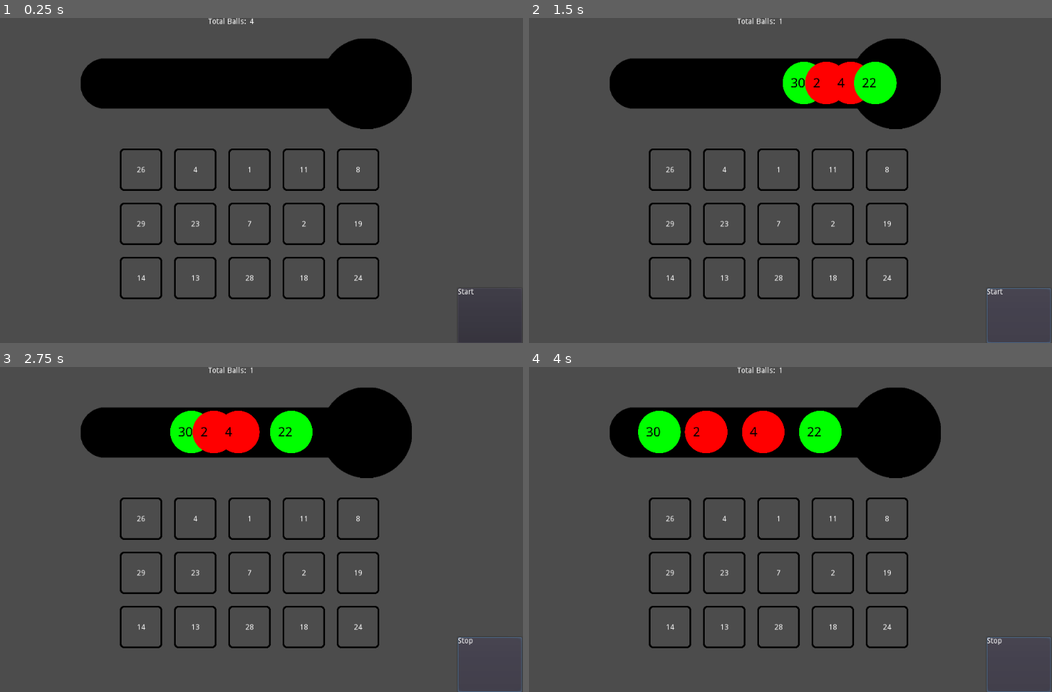
Above: before the commit, frames 1-4 (two rows, left to right).
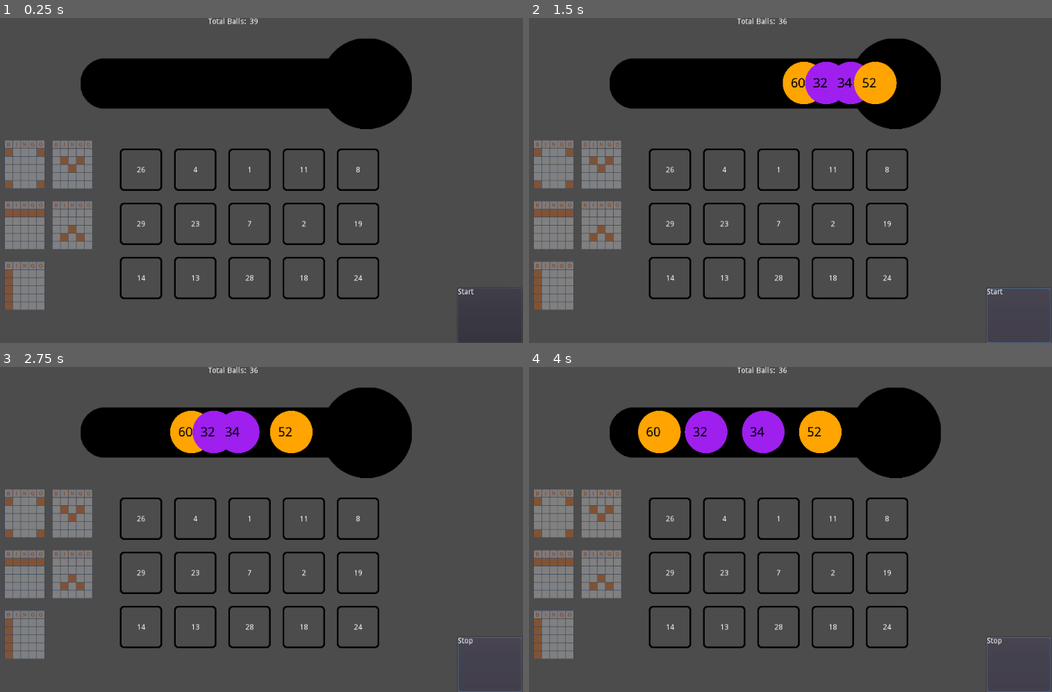
Above: after the commit, the same moments.

Repository: MarioCaldas/Bingo
Game: Godot game, scene res://MainScene.tscn
The game is run twice, just before and just after one commit, with the same random seed, the same clock (stepped at 60 frames per second) and the same inputs.
Inputs:
- Up to frame 1 (0.25 s): no input
- Up to frame 2 (1.5 s): click "Start" at 0.5 s; click "Stop" at 1.25 s
- Up to frame 3 (2.75 s): click "Start" at 2 s
- Up to frame 4 (4 s): click "Stop" at 2.75 s; click "Start" at 3.5 s

The runs differ from the first frame. In frame 1, 5.5% of the frame differs, in the area x 0-50%, y 0-90%; in frame 2, 8.0%; in frame 3, 8.3%; in frame 4, 8.9%, in the area x 0-60%, y 0-90%.

Commit message:
Bingo Update 1.1

Diff:
--- a/BallController.gd
+++ b/BallController.gd
@@ -11,19 +11,20 @@
 const maxQueueBalls = 4
 
 const minBallValue = 1
-const maxBallValue = 30
+const maxBallValue = 60
 
-const totalRoundBallsAmount = 5
+var totalRoundBallsAmount = 40
 var curRoundBallsAmount = 0
 
-var ballQueueTimout = 1
+var ballQueueTimout = 0.5
 
 func _ready():
 	Signals.connect("sGenerateBall", self, "generateBall")
 	Signals.connect("sReset", self, "resetBalls")
-#	Signals.connect("")
 	randomizer.randomize()
 	setBallsColors()
+	if(totalRoundBallsAmount > maxBallValue):
+		totalRoundBallsAmount = maxBallValue
 
 
 func generateBall():
--- a/GameController.gd
+++ b/GameController.gd
@@ -2,7 +2,8 @@
 
 var gameStoped = false
 
-var roundFinished
+var roundFinished = false
+
 
 # Called when the node enters the scene tree for the first time.
 func _ready():
@@ -11,11 +12,7 @@
 	Signals.emit_signal("sGenerateGrid")
 	Signals.emit_signal("sGenerateBall")
 	Signals.connect("sRoundFinished", self, "roundFinished")
-
-# Called every frame. 'delta' is the elapsed time since the previous frame.
-func _process(delta):
-	pass
-
+	Signals.connect("sBingo", self, "stopAndResumeGame")
 
 func stopAndResumeGame():
 	if(roundFinished):
@@ -28,10 +25,11 @@
 			get_tree().paused = false
 			gameStoped = false
 
-
 func roundFinished():
 	roundFinished = true
 
 func resetGame():
 	Signals.emit_signal("sReset")
 	roundFinished = false
+	gameStoped = false
+	get_tree().paused = gameStoped
--- a/GridController.gd
+++ b/GridController.gd
@@ -7,7 +7,18 @@
 var marginY : int = 28
 
 var grid: Dictionary = {}
+var linePrizes: Dictionary = {}
 var gridNumbers = Array()
+var markedCells = Array()
+
+# Constants for line types
+enum LineType {
+	HORIZONTAL,
+	VERTICAL,
+	CORNERS,
+	V,
+	INVERTED_V
+}
 
 const cell = preload("res://Cell.tscn")
 
@@ -114,8 +125,6 @@
 	else:
 		Signals.emit_signal("sPlayFailSound")
 
-# List to keep track of marked cells
-var markedCells := []
 
 # Call this function when a player marks a cell
 func markCell(cell_position: Vector2):
@@ -138,76 +147,69 @@
 
 # Check for winning combinations
 func checkForWin():
-	var hasWon = false
-	var boardSize = int(sqrt(grid.size()))
-
-	# Check for horizontal lines
-	for y in range(height):
-		var line = []
+	# Check for horizontal prize
+	if !linePrizes.has(LineType.HORIZONTAL):
+		print("check Horizontal")
+		for y in range(height):
+			var line = []
+			for x in range(width):
+				if Vector2(x, y) in markedCells:
+					line.append(Vector2(x, y))
+
+			if len(line) == width:
+				Signals.emit_signal("sLinePrize", LineType.HORIZONTAL)
+				linePrizes[LineType.HORIZONTAL] = true
+				break
+
+	# Check for vertical prize
+	if !linePrizes.has(LineType.VERTICAL):
+		print("check vertical")
 		for x in range(width):
-			var cell_position = Vector2(x, y)
-			if cell_position in markedCells:
-				line.append(cell_position)
-
-		if len(line) == width:
-			get_node("HorLineBingo").visible = true
-			hasWon = true
-			break
-
-	# Check for vertical lines
-	#if not hasWon:
-	for x in range(width):
-		var line = []
-		for y in range(height):
-			var cell_position = Vector2(x, y)
-			if cell_position in markedCells:
-				line.append(cell_position)
-		if len(line) == height:
-			get_node("VerLineBingo").visible = true
-			hasWon = true
-			break
-
-	# Check for corner wins
-	#if not hasWon:
-	var corners = [Vector2(0, 0), Vector2(0, height - 1), Vector2(width - 1, 0), Vector2(width - 1, height - 1)]
-	var allCornersMarked = true
-	for corner in corners:
-		if !(corner in markedCells):
-			allCornersMarked = false
-			break
-	if allCornersMarked:
-		get_node("CornersBingo").visible = true
-		hasWon = true
-
-
+			var line = []
+			for y in range(height):
+				if Vector2(x, y) in markedCells:
+					line.append(Vector2(x, y))
+			if len(line) == height:
+				Signals.emit_signal("sLinePrize", LineType.VERTICAL)
+				linePrizes[LineType.VERTICAL] = true
+				break
+
+	# Check for corners prize
+	if !linePrizes.has(LineType.CORNERS):
+		print("check CORNERS")
+		var corners = [Vector2(0, 0), Vector2(0, height - 1), Vector2(width - 1, 0), Vector2(width - 1, height - 1)]
+		var allCornersMarked = true
+		for corner in corners:
+			if !(corner in markedCells):
+				allCornersMarked = false
+				break
+		if allCornersMarked:
+			Signals.emit_signal("sLinePrize", LineType.CORNERS)
+			linePrizes[LineType.CORNERS] = true
+
+	# check for V and Inverted V prize
+	if !linePrizes.has(LineType.V) || !linePrizes.has(LineType.INVERTED_V):
+		for x in range(width):
+			for y in range(height):
+				if Vector2(x,y) in markedCells && Vector2(x - 1,y - 1) in markedCells && Vector2(x + 1,y - 1) in markedCells:
+					linePrizes[LineType.V] = true
+					Signals.emit_signal("sLinePrize", LineType.V)
+				if Vector2(x,y) in markedCells && Vector2(x - 1,y + 1) in markedCells && Vector2(x + 1,y + 1) in markedCells:
+					linePrizes[LineType.INVERTED_V] = true
+					Signals.emit_signal("sLinePrize", LineType.INVERTED_V)
+
+
+	# Check for bingo
 	if markedCells.size() == (width * height):
-		hasWon = true
-
-#	if hasWon:
-#		print("Bingo! You have won!")
-
-	# Check for diagonal lines (only if the board is square)
-#	if not hasWon and boardSize == boardSize:
-#		var line = []
-#		for i in range(boardSize):
-#			var cell_position = i * boardSize + i
-#			if cell_position in markedCells:
-#				line.append(cell_position)
-#		if len(line) == boardSize:
-#			hasWon = true
-#
-#		if not hasWon:
-#			line.clear()
-#			for i in range(boardSize):
-#				var cell_position = (i * boardSize) + (boardSize - 1 - i)
-#				if cell_position in markedCells:
-#					line.append(cell_position)
-#			if len(line) == boardSize:
-#				hasWon = true
+		Signals.emit_signal("sBingo")
+		Signals.emit_signal("sRoundFinished")
+
 
 func resetGrid():
 	gridNumbers.clear()
 	for i in grid.keys():
 		grid[i].queue_free()
 	grid.clear()
+	markedCells.clear()
+	linePrizes.clear()
 	generateGrid()
--- a/MainScene.tscn
+++ b/MainScene.tscn
@@ -9,6 +9,9 @@
 [ext_resource path="res://horLine.png" type="Texture" id=7]
 [ext_resource path="res://Corners.png" type="Texture" id=8]
 [ext_resource path="res://verLine.png" type="Texture" id=9]
+[ext_resource path="res://WinBingo.png" type="Texture" id=10]
+[ext_resource path="res://VLine.png" type="Texture" id=11]
+[ext_resource path="res://InvertedVLine.png" type="Texture" id=12]
 
 [node name="MainScene" type="Node2D"]
 script = ExtResource( 3 )
@@ -18,24 +21,6 @@
 
 [node name="GridController" type="Node2D" parent="."]
 script = ExtResource( 1 )
-
-[node name="CornersBingo" type="Sprite" parent="GridController"]
-visible = false
-position = Vector2( 124.642, 246.383 )
-scale = Vector2( 0.379272, 0.379272 )
-texture = ExtResource( 8 )
-
-[node name="HorLineBingo" type="Sprite" parent="GridController"]
-visible = false
-position = Vector2( 124.642, 358.383 )
-scale = Vector2( 0.379272, 0.379272 )
-texture = ExtResource( 7 )
-
-[node name="VerLineBingo" type="Sprite" parent="GridController"]
-visible = false
-position = Vector2( 124.642, 470.383 )
-scale = Vector2( 0.379272, 0.379272 )
-texture = ExtResource( 9 )
 
 [node name="BingoBallsTube" type="Sprite" parent="."]
 position = Vector2( 514, 121 )
@@ -71,10 +56,48 @@
 margin_bottom = 13.0
 scroll_active = false
 
+[node name="WinBingoLabel" type="Sprite" parent="UIController"]
+visible = false
+position = Vector2( 514, 294 )
+texture = ExtResource( 10 )
+
+[node name="Prizes" type="Node" parent="UIController"]
+
+[node name="CornersPrize" type="Sprite" parent="UIController/Prizes"]
+modulate = Color( 1, 1, 1, 0.294118 )
+position = Vector2( 105.642, 270.383 )
+scale = Vector2( 0.379272, 0.379272 )
+texture = ExtResource( 8 )
+
+[node name="VLinePrize" type="Sprite" parent="UIController/Prizes"]
+modulate = Color( 1, 1, 1, 0.294118 )
+position = Vector2( 193.642, 270.383 )
+scale = Vector2( 0.379272, 0.379272 )
+texture = ExtResource( 11 )
+
+[node name="InvertedVLinePrize" type="Sprite" parent="UIController/Prizes"]
+modulate = Color( 1, 1, 1, 0.294118 )
+position = Vector2( 193.642, 382.383 )
+scale = Vector2( 0.379272, 0.379272 )
+texture = ExtResource( 12 )
+
+[node name="HorLinePrize" type="Sprite" parent="UIController/Prizes"]
+modulate = Color( 1, 1, 1, 0.294118 )
+position = Vector2( 105.642, 382.383 )
+scale = Vector2( 0.379272, 0.379272 )
+texture = ExtResource( 7 )
+
+[node name="VerLinePrize" type="Sprite" parent="UIController/Prizes"]
+modulate = Color( 1, 1, 1, 0.294118 )
+position = Vector2( 105.642, 494.383 )
+scale = Vector2( 0.379272, 0.379272 )
+texture = ExtResource( 9 )
+
 [node name="SoundController" type="Node2D" parent="."]
 script = ExtResource( 5 )
 
 [node name="AudioStreamPlayer2D" type="AudioStreamPlayer2D" parent="SoundController"]
+pitch_scale = 0.01
 
 [node name="BallController" type="Node2D" parent="."]
 script = ExtResource( 6 )
--- a/Signals.gd
+++ b/Signals.gd
@@ -9,3 +9,5 @@
 signal sRoundFinished
 signal sReset
 signal sUpdateTotalBallsText
+signal sBingo(value)
+signal sLinePrize(value)
--- a/UIController.gd
+++ b/UIController.gd
@@ -7,7 +7,10 @@
 	playBtt = get_node("Button")
 	playBtt.get_node("RichTextLabel").text = "Start"
 	Signals.connect("sUpdateTotalBallsText", self, "updateTotalBallsText")
-	Signals.connect("sRoundFinished", self, "resetUI")
+	Signals.connect("sRoundFinished", self, "resetPlayBtt")
+	Signals.connect("sBingo", self, "showBingoLabel")
+	Signals.connect("sReset", self, "resetUI")
+	Signals.connect("sLinePrize", self, "showLinePrizes")
 
 func _on_Button_pressed():
 	Signals.emit_signal("sButtonPressed")
@@ -19,5 +22,32 @@
 func updateTotalBallsText(value):
 	get_node("TotalBallsValue").text = str(value)
 
+func showBingoLabel():
+	get_node("WinBingoLabel").visible = true
+	resetPlayBtt()
+
+func resetPlayBtt():
+	playBtt.get_node("RichTextLabel").text = "Start"
+
 func resetUI():
-	playBtt.get_node("RichTextLabel").text = "Start"
+	get_node("WinBingoLabel").visible = false
+	resetLinePrizes()
+
+func showLinePrizes(value):
+	if(value == 0):
+		get_node("Prizes").get_node("HorLinePrize").modulate = Color(1, 1, 1, 1)
+	elif(value == 1):
+		get_node("Prizes").get_node("VerLinePrize").modulate = Color(1, 1, 1, 1)
+	elif(value == 2):
+		get_node("Prizes").get_node("CornersPrize").modulate = Color(1, 1, 1, 1)
+	elif(value == 3):
+		get_node("Prizes").get_node("VLinePrize").modulate = Color(1, 1, 1, 1)
+	elif(value == 4):
+		get_node("Prizes").get_node("InvertedVLinePrize").modulate = Color(1, 1, 1, 1)
+
+func resetLinePrizes():
+	get_node("Prizes").get_node("HorLinePrize").modulate = Color(1, 1, 1, 0.3)
+	get_node("Prizes").get_node("VerLinePrize").modulate = Color(1, 1, 1, 0.3)
+	get_node("Prizes").get_node("CornersPrize").modulate = Color(1, 1, 1, 0.3)
+	get_node("Prizes").get_node("VLinePrize").modulate = Color(1, 1, 1, 0.3)
+	get_node("Prizes").get_node("InvertedVLinePrize").modulate = Color(1, 1, 1, 0.3)
Binary file added: InvertedVLine.png
Not shown, added: InvertedVLine.png.import
Not shown: 1 places in MainScene.tscn that only renumber resources
Binary file added: VLine.png
Not shown, added: VLine.png.import
Binary file added: WinBingo.png
Not shown, added: WinBingo.png.import
